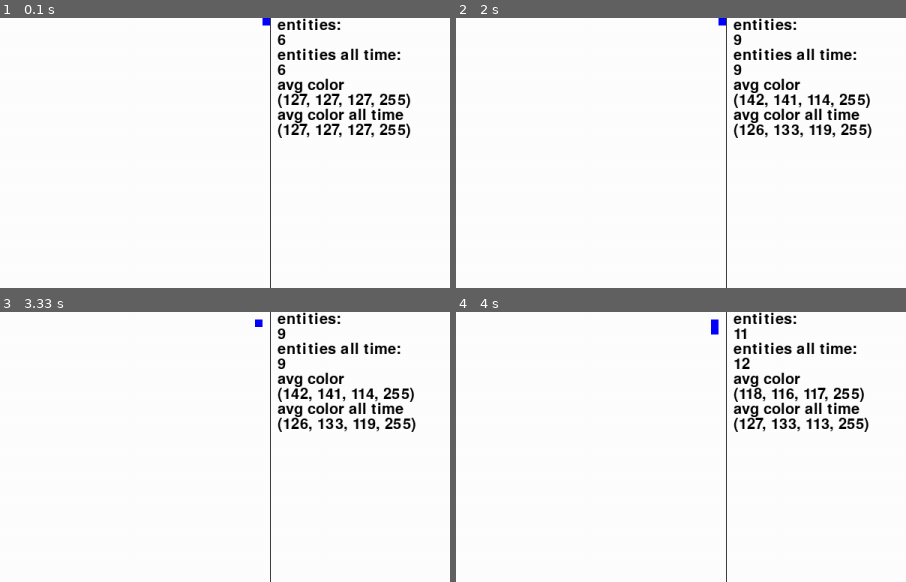
Above: before the commit, frames 1-4 (two rows, left to right).
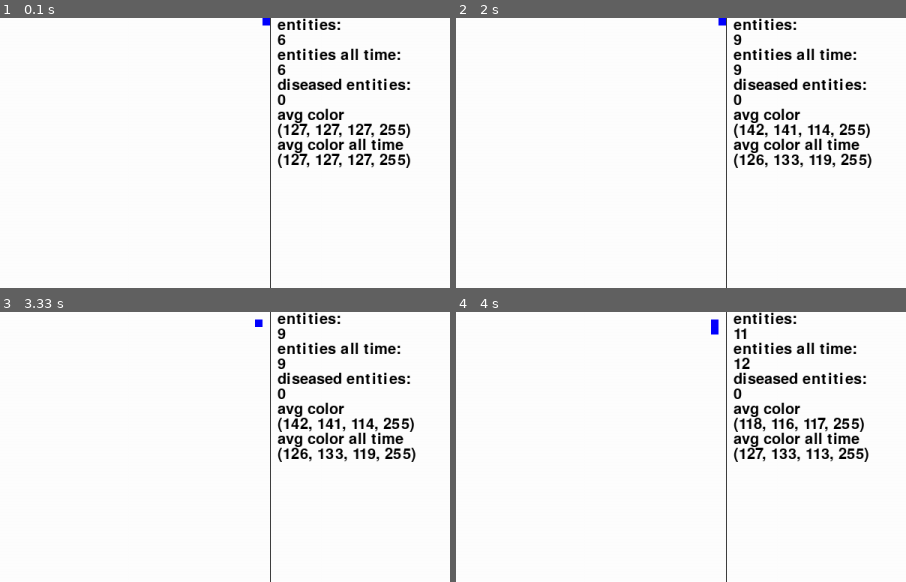
Above: after the commit, the same moments.

Repository: sbwhitt/pygame-life-simulation
Game: pygame game, started from main.py
The game is run twice, just before and just after one commit, with the same random seed, the same clock (stepped at 60 frames per second) and the same inputs.
Inputs:
- Up to frame 1 (0.1 s): no input
- Up to frame 2 (2 s): no input
- Up to frame 3 (3.33 s): no input
- Up to frame 4 (4 s): no input
The pictures show only the part of the screen within x 50-100%, y 0-50%; the shares and areas given below are measured in that part.

The runs differ from the first frame. In frame 1, 3.1% of the frame differs, in the area x 61-92%, y 22-56%; in frame 2, 3.7%; in frame 3, 3.7%; in frame 4, 3.8%.

Commit message:
more stats

Diff:
--- a/app.py
+++ b/app.py
@@ -126,6 +126,8 @@
         ent_txt = pygame.font.Font.render(self.font, str(len(self.entities)), True, colors.BLACK)
         total_ent_title = pygame.font.Font.render(self.font, "entities all time: ", True, colors.BLACK)
         total_ent_txt = pygame.font.Font.render(self.font, str(self.total_ent), True, colors.BLACK)
+        dis_ent_title = pygame.font.Font.render(self.font, "diseased entities: ", True, colors.BLACK)
+        dis_ent_txt = pygame.font.Font.render(self.font, str(self._get_diseased_entities(self.entities)), True, colors.BLACK)
         avg_color_title = pygame.font.Font.render(self.font, "avg color", True, colors.BLACK)
         avg_color_txt = pygame.font.Font.render(self.font, str(self._find_avg_color(self.entities)), True, colors.BLACK)
         total_color_title = pygame.font.Font.render(self.font, "avg color all time", True, colors.BLACK)
@@ -134,11 +136,19 @@
         self.screen.blit(ent_txt, (self.width+10, settings.FONT_SIZE))
         self.screen.blit(total_ent_title, (self.width+10, settings.FONT_SIZE*2))
         self.screen.blit(total_ent_txt, (self.width+10, settings.FONT_SIZE*3))
-        self.screen.blit(avg_color_title, (self.width+10, settings.FONT_SIZE*4))
-        self.screen.blit(avg_color_txt, (self.width+10, settings.FONT_SIZE*5))
-        self.screen.blit(total_color_title, (self.width+10, settings.FONT_SIZE*6))
-        self.screen.blit(total_color_txt, (self.width+10, settings.FONT_SIZE*7))
+        self.screen.blit(dis_ent_title, (self.width+10, settings.FONT_SIZE*4))
+        self.screen.blit(dis_ent_txt, (self.width+10, settings.FONT_SIZE*5))
+        self.screen.blit(avg_color_title, (self.width+10, settings.FONT_SIZE*6))
+        self.screen.blit(avg_color_txt, (self.width+10, settings.FONT_SIZE*7))
+        self.screen.blit(total_color_title, (self.width+10, settings.FONT_SIZE*8))
+        self.screen.blit(total_color_txt, (self.width+10, settings.FONT_SIZE*9))
         pygame.draw.line(self.screen, colors.BLACK, (self.width, 0), (self.width, self.height))
+
+    def _get_diseased_entities(self, entities):
+        res = 0
+        for e in entities:
+            if e.diseased: res += 1
+        return res
 
     def _p_collides(self, p, e):
         return p.loc == e.loc
